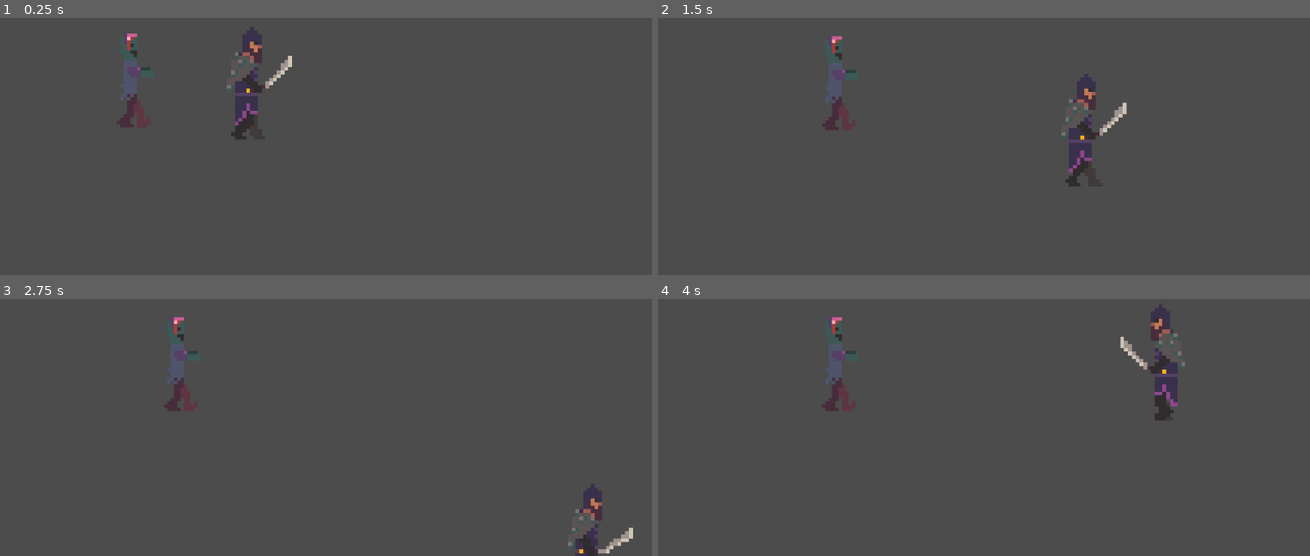
Above: before the commit, frames 1-4 (two rows, left to right).
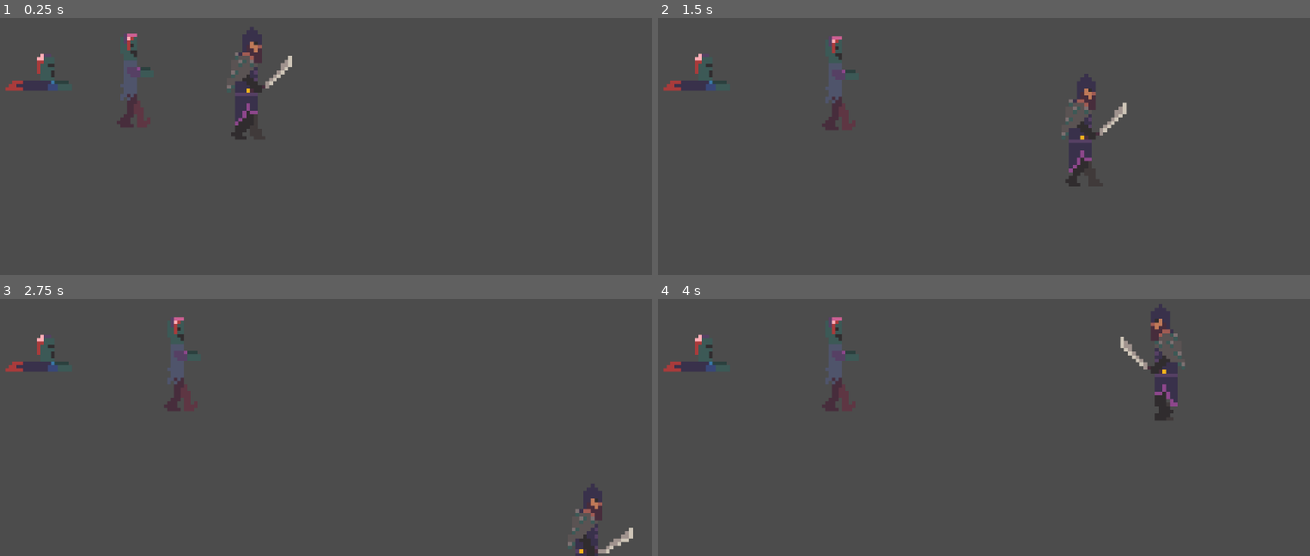
Above: after the commit, the same moments.

Repository: imav97/GMTK2021
Game: Godot game, scene res://TEST_SCENE.tscn
The game is run twice, just before and just after one commit, with the same random seed, the same clock (stepped at 60 frames per second) and the same inputs.
Inputs (mouse positions are in pixels of both pictures, inside the frame that each line leads up to):
- Up to frame 1 (0.25 s): no input
- Up to frame 2 (1.5 s): move the mouse to (1147, 53) at 0.52 s; press the mouse at (1147, 53) at 0.53 s; hold D (right) 0.53-1.28 s; move the mouse to (853, 95) at 1.27 s; release the mouse at (853, 95) at 1.28 s; hold S (down) from 1.28 s (still down); tap Shift (mana_attack) at 1.35 s
- Up to frame 3 (2.75 s): move the mouse to (outside the picture) at 2.02 s; release S (down) at 2.03 s; hold D (right) from 2.03 s (still down); hold Space (simple_attack) from 2.03 s (still down)
- Up to frame 4 (4 s): move the mouse to (957, 435) at 2.77 s; release D (right) at 2.78 s; release Space (simple_attack) at 2.78 s; hold W (up) 2.78-3.53 s; click (957, 435) at 2.85 s; move the mouse to (1199, 414) at 3.52 s; hold A (left) from 3.53 s (still down); hold Shift (mana_attack) from 3.53 s (still down)

The runs differ from the first frame. In frame 1, 0.4% of the frame differs, in the area x 0-11%, y 13-29%; in frame 2, 0.4%; in frame 3, 0.4%; in frame 4, 0.4%.

Commit message:
committing for reasons

Diff:
--- a/gmtk2021/CrawlerZombie.tscn
+++ b/gmtk2021/CrawlerZombie.tscn
@@ -21,7 +21,7 @@
 }
 
 [sub_resource type="RectangleShape2D" id=2]
-extents = Vector2( 8.32584, 5.40091 )
+extents = Vector2( 6.79761, 13.8036 )
 
 [node name="CrawlerZombie" type="KinematicBody2D"]
 
@@ -29,9 +29,10 @@
 anims/walk = SubResource( 1 )
 
 [node name="Sprite" type="Sprite" parent="."]
+position = Vector2( 0, -10.6314 )
 texture = ExtResource( 1 )
 hframes = 3
+frame = 1
 
 [node name="CollisionShape2D" type="CollisionShape2D" parent="."]
-position = Vector2( -0.500572, 10.8456 )
 shape = SubResource( 2 )
--- a/gmtk2021/TEST_SCENE.tscn
+++ b/gmtk2021/TEST_SCENE.tscn
@@ -1,8 +1,9 @@
-[gd_scene load_steps=4 format=2]
+[gd_scene load_steps=5 format=2]
 
 [ext_resource path="res://KeyboardCharacter.tscn" type="PackedScene" id=1]
 [ext_resource path="res://BaseZombie.tscn" type="PackedScene" id=2]
 [ext_resource path="res://TEST_SCENE.gd" type="Script" id=3]
+[ext_resource path="res://CrawlerZombie.tscn" type="PackedScene" id=4]
 
 [node name="TEST_SCENE" type="Node2D"]
 script = ExtResource( 3 )
@@ -12,3 +13,7 @@
 
 [node name="KeyboardMovement" parent="." instance=ExtResource( 1 )]
 position = Vector2( 391.141, 311.368 )
+
+[node name="CrawlerZombie" parent="." instance=ExtResource( 4 )]
+position = Vector2( 78.3179, 298.194 )
+scale = Vector2( 5.20561, 4.96144 )
